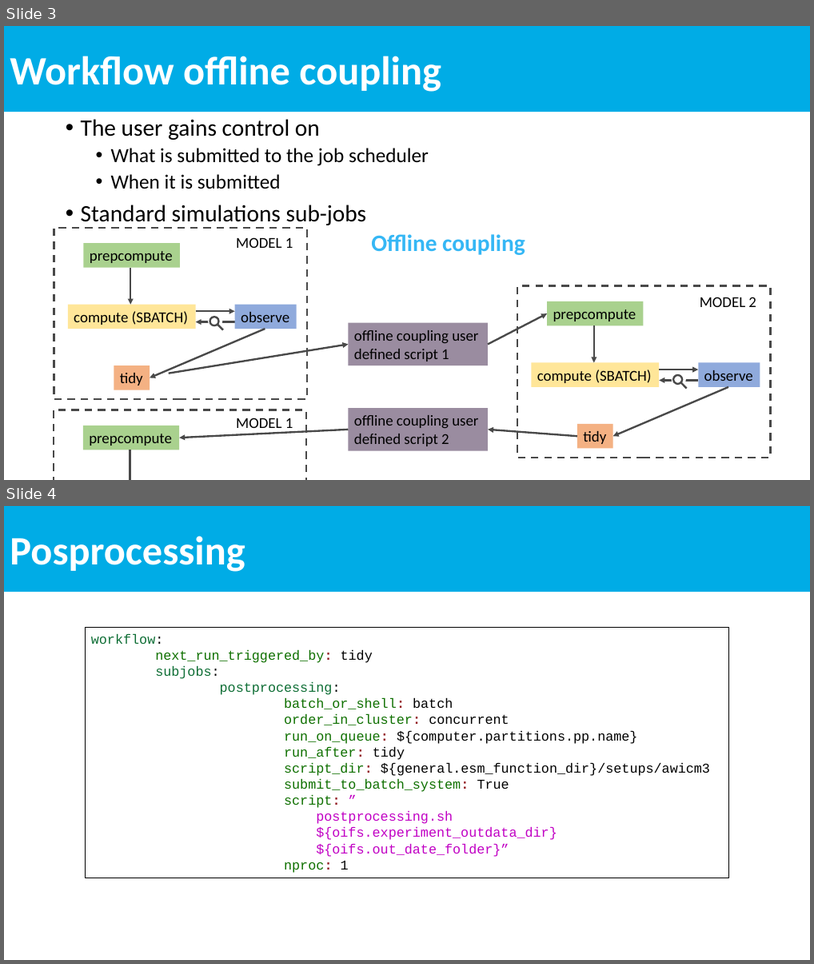
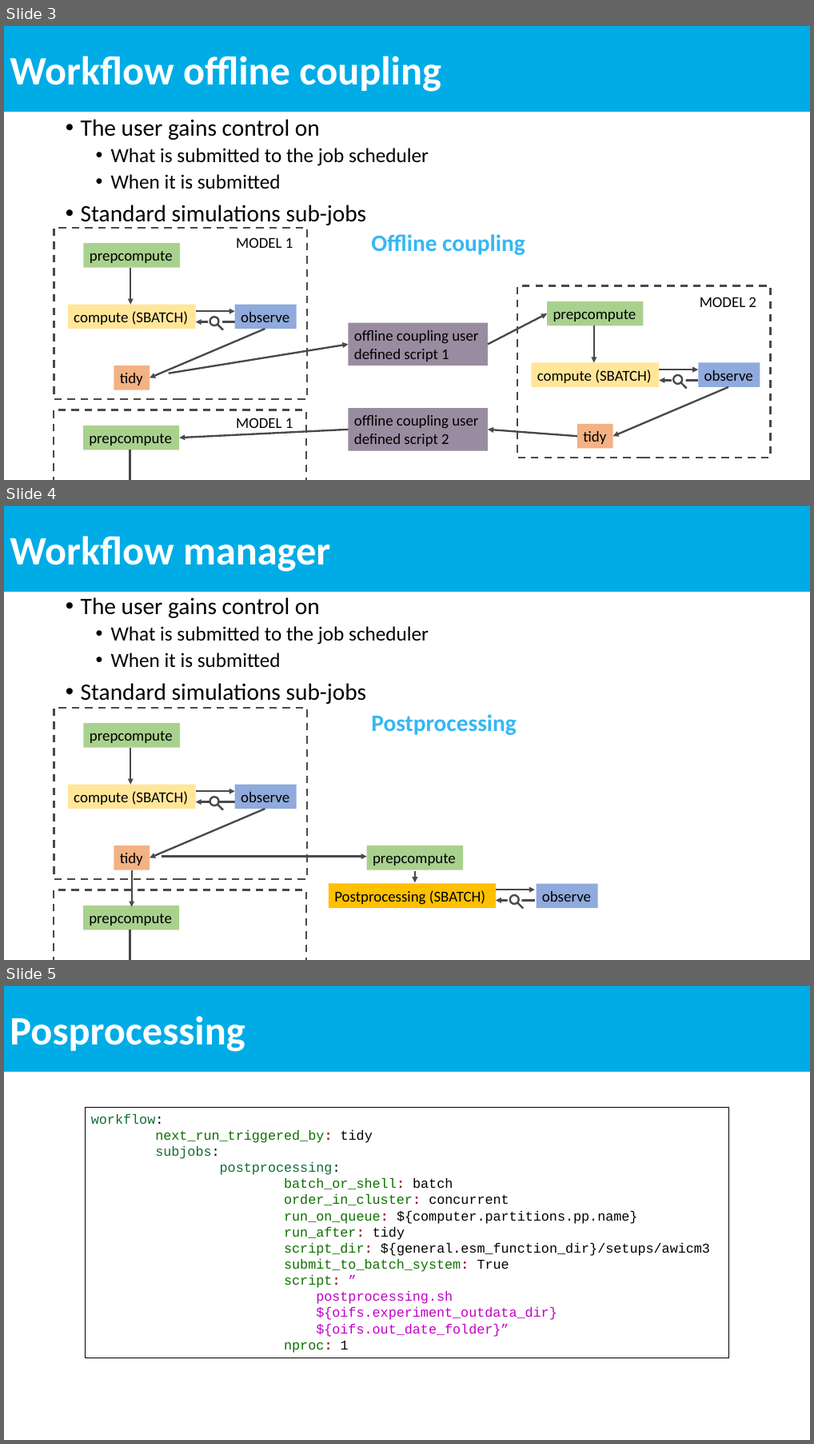
Before and after one commit to esm-tools/workshops, a slide deck: PalMod2022/docs/ppt/8_workflow_manager_offline_coupler.pptx. Shown one above the other, each under a label of ours: slides 3 and 4 before the commit, slides 3, 4 and 5 after it. The pictures are 814x964 and 814x1444 pixels, drawn with LibreOffice and Linux fonts; fonts in the diff are those of the drawing. Boxes give left, top, right and bottom in pixels: in the first picture for what was removed or moved away, otherwise in the second. Text is boxed around its words. In the diff, an @@ line names an element or a change of style, - is before the commit and + after.

```diff
--- a/PalMod2022/docs/ppt/8_workflow_manager_offline_coupler.pptx
+++ b/PalMod2022/docs/ppt/8_workflow_manager_offline_coupler.pptx
@@ slide 4 added at (4,506,810,960), background #FFFFFF @@
@@ rectangle added at (4,506,810,592), fill #00ACE6, 48 pt, text #FFFFFF, bold @@
+Workflow manager
@@ text added at (81,597,429,704), 24 pt, text #000000 @@
+• The user gains control on
+  • What is submitted to the job scheduler
+  • When it is submitted
+• Standard simulations sub-jobs
@@ group added at (54,708,307,880): 5 rectangles, 4 arrows, 1 ellipse, 1 line @@
+prepcompute
+observe
+compute (SBATCH)
+tidy
@@ text added at (371,714,516,735), 28 pt, text #35B7F5, bold @@
+Postprocessing
@@ arrow added from (162, 856) to (367, 856), #494949 2.25 pt @@
@@ rectangle added at (54,889,306,960), outline #494949 2.25 pt dashed @@
@@ arrow added from (132, 869) to (132, 907), #494949 2.25 pt @@
@@ rectangle added at (83,905,179,929), fill #A9D18E, 18 pt, text #000000 @@
+prepcompute
@@ group added at (329,845,598,908): 3 rectangles, 3 arrows, 2 ellipses, 1 line @@
+Postprocessing (SBATCH)
+observe
+prepcompute
@@ arrow added from (130, 929) to (130, 960), #494949 2.25 pt @@
@@ what was slide 4 is now slide 5 @@
```
Also in this commit, not shown: 4 other files.
